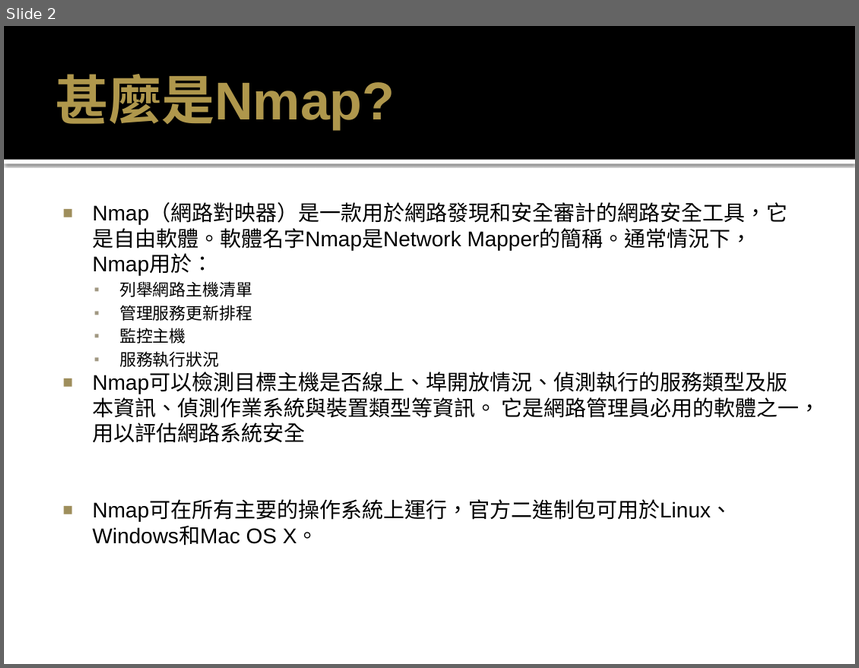
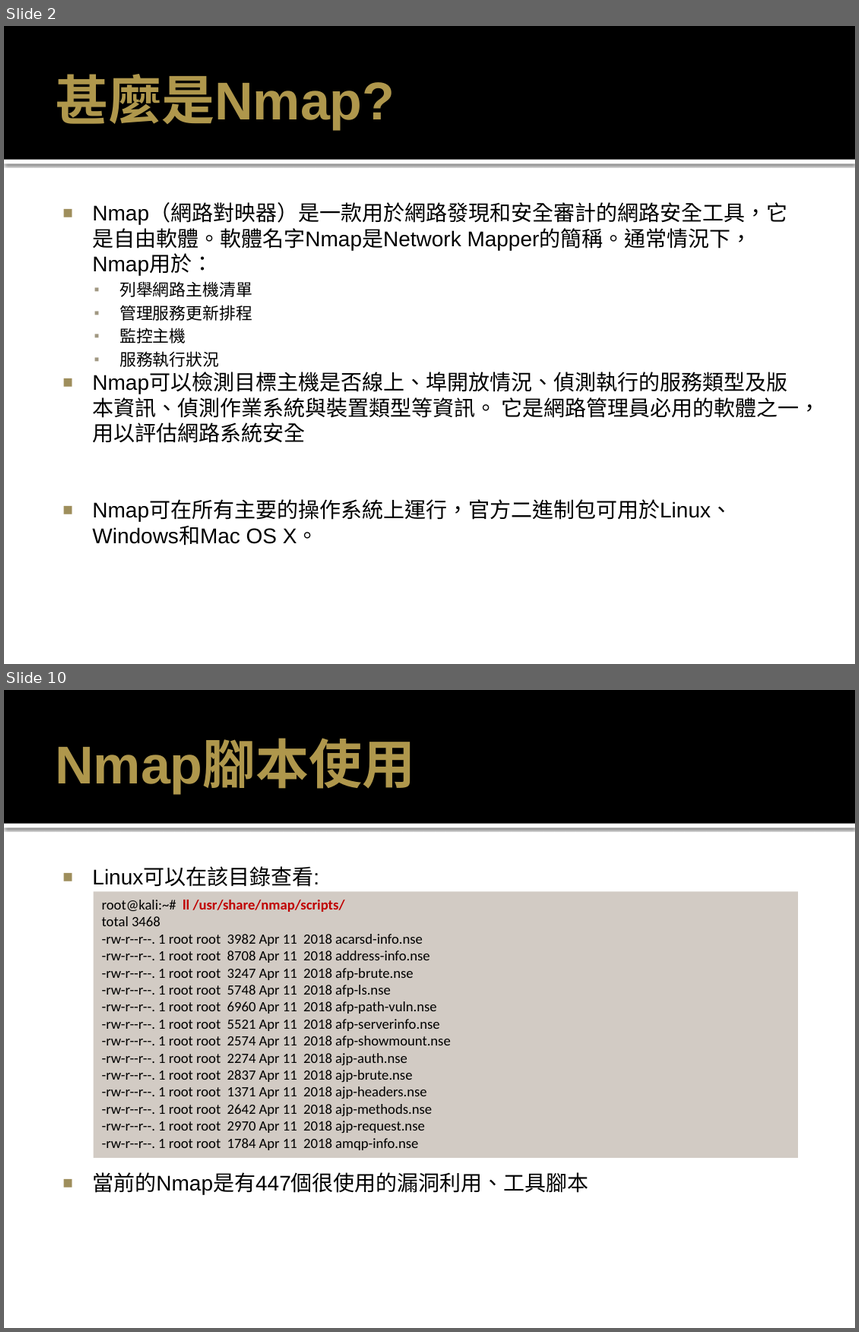
Before and after one commit to MtFeather/AI-and-Security, a slide deck: tensorflow/Nmap 密技寶典.pptx. Shown one above the other, each under a label of ours: slide 2 before the commit, slides 2 and 10 after it; the slides between them are not shown. The pictures are 859x668 and 859x1332 pixels, drawn with LibreOffice and Linux fonts; fonts in the diff are those of the drawing. Boxes give left, top, right and bottom in pixels: in the first picture for what was removed or moved away, otherwise in the second. Text is boxed around its words. In the diff, an @@ line names an element or a change of style, - is before the commit and + after.

```diff
--- a/tensorflow/Nmap 密技寶典.pptx
+++ b/tensorflow/Nmap 密技寶典.pptx
@@ slide 10 added at (x1=4, y1=690, x2=855, y2=1328), background #FFFFFF; not listed: 2 template elements that a slide beside it also shows @@
@@ title added at (x1=55, y1=741, x2=416, y2=793), 45 pt, text #AE974C, bold @@
+Nmap腳本使用
@@ text added at (x1=92, y1=868, x2=588, y2=1195), 18 pt, text #000000 @@
+■ Linux可以在該目錄查看:
+■ 當前的Nmap是有447個很使用的漏洞利用、工具腳本
@@ rectangle added at (x1=94, y1=891, x2=798, y2=1158), fill #D2CBC4, 12 pt, text #000000 @@
+root@kali:~# ll /usr/share/nmap/scripts/
+total 3468
+-rw-r--r--. 1 root root 3982 Apr 11 2018 acarsd-info.nse
+-rw-r--r--. 1 root root 8708 Apr 11 2018 address-info.nse
+-rw-r--r--. 1 root root 3247 Apr 11 2018 afp-brute.nse
+-rw-r--r--. 1 root root 5748 Apr 11 2018 afp-ls.nse
+-rw-r--r--. 1 root root 6960 Apr 11 2018 afp-path-vuln.nse
+-rw-r--r--. 1 root root 5521 Apr 11 2018 afp-serverinfo.nse
+-rw-r--r--. 1 root root 2574 Apr 11 2018 afp-showmount.nse
+-rw-r--r--. 1 root root 2274 Apr 11 2018 ajp-auth.nse
+-rw-r--r--. 1 root root 2837 Apr 11 2018 ajp-brute.nse
+-rw-r--r--. 1 root root 1371 Apr 11 2018 ajp-headers.nse
+-rw-r--r--. 1 root root 2642 Apr 11 2018 ajp-methods.nse
+-rw-r--r--. 1 root root 2970 Apr 11 2018 ajp-request.nse
+-rw-r--r--. 1 root root 1784 Apr 11 2018 amqp-info.nse
```
Also in this commit, not shown: 3 slides changed, 8 other slides added, 2 slides removed.
